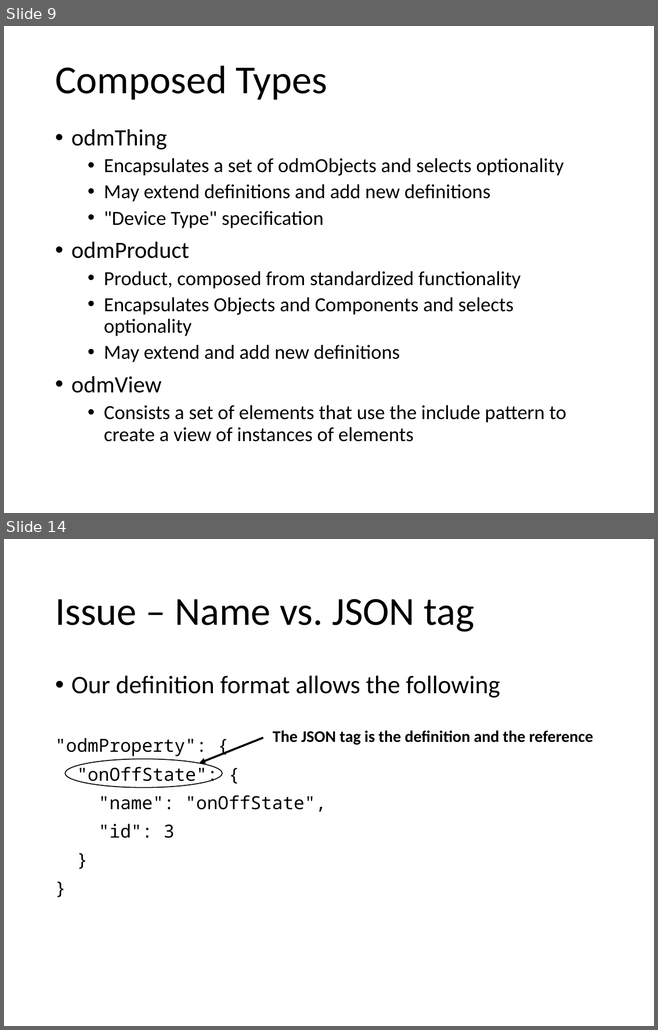
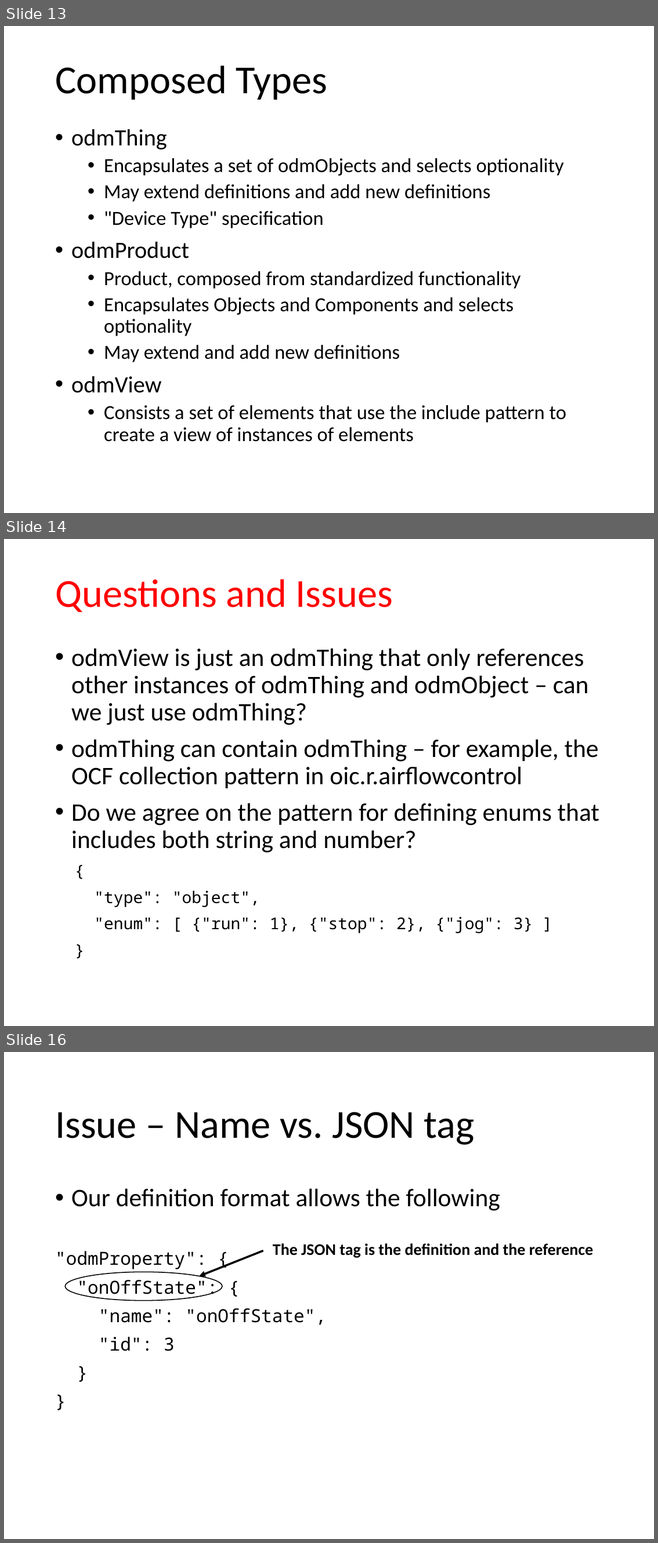
Before and after one commit to mjkoster/ODM-Examples, a slide deck: sdf-extensions.pptx. Shown one above the other, each under a label of ours: slides 9 and 14 before the commit, slides 13, 14 and 16 after it; the slides between them are not shown. The pictures are 658x1030 and 658x1543 pixels, drawn with LibreOffice and Linux fonts; fonts in the diff are those of the drawing. Boxes give left, top, right and bottom in pixels: in the first picture for what was removed or moved away, otherwise in the second. Text is boxed around its words. In the diff, an @@ line names an element or a change of style, - is before the commit and + after.

Commit message:
update the slides
added latest updates and issues

```diff
--- a/sdf-extensions.pptx
+++ b/sdf-extensions.pptx
@@ slide 14 added at [4,539,654,1026], background #FFFFFF @@
@@ title added at [55,579,393,612], 44 pt, text #FF0000 @@
+Questions and Issues
@@ text added at [71,648,599,933], 28 pt, text #000000 @@
+• odmView is just an odmThing that only references other instances of odmThing and odmObject – can we just use odmThing?
+• odmThing can contain odmThing – for example, the OCF collection pattern in oic.r.airflowcontrol
+• Do we agree on the pattern for defining enums that includes both string and number?
+{
+"type": "object",
+"enum": [ {"run": 1}, {"stop": 2}, {"jog": 3} ]
+}
@@ what was slide 9 is now slide 13 @@
@@ what was slide 14 is now slide 16 @@
```
Also in this commit, not shown: 5 slides changed, 1 other slide added, 2 other files.
